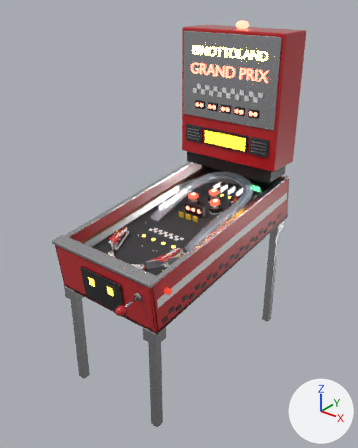
An edit to the glTF model public/lobby3d/models/flipper.glb, drawn before and after from the same camera.
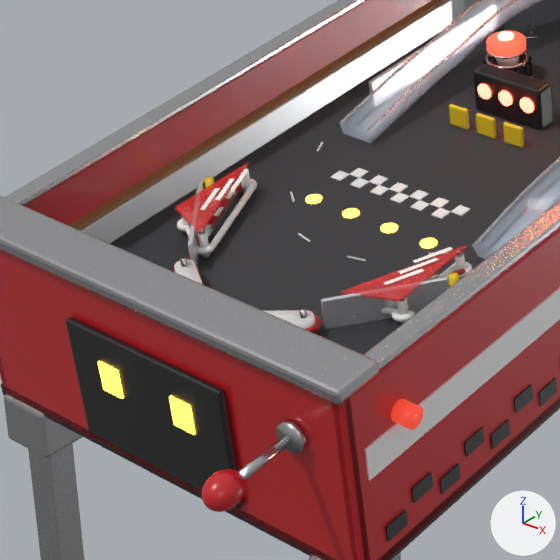
Each version is shown whole from a 50 mm lens placed at (1.86, -2.37, 2.48), pointed at (0.04, -0.09, 1.07), then close up on the part from 18% to 58% of the width and 41% to 73% of the height. Every picture has the same lights, and +X, +Y and +Z are marked at lower right. The first two pictures are the older version. Where no turn or scale is listed for an object, it has been applied to the vertices. Vertices at exactly the same position are counted once.

The scene before the commit, as lines of its bpy script (objects in view):
```python
ob_flipper_mobile = bpy.data.objects.new('flipper_mobile', me_flipper_mobile_002)
ob_flipper_mobile.location = (0.0, 0.0, 0.0)
ob_leva = bpy.data.objects.new('leva', me_leva_002)
ob_leva.location = (0.294, -0.761, 0.969)
ob_pulsante_dx = bpy.data.objects.new('pulsante_dx', me_pulsante_dx_002)
ob_pulsante_dx.location = (0.405, -0.648, 0.993)
```
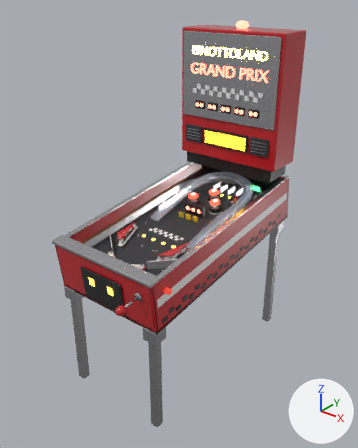
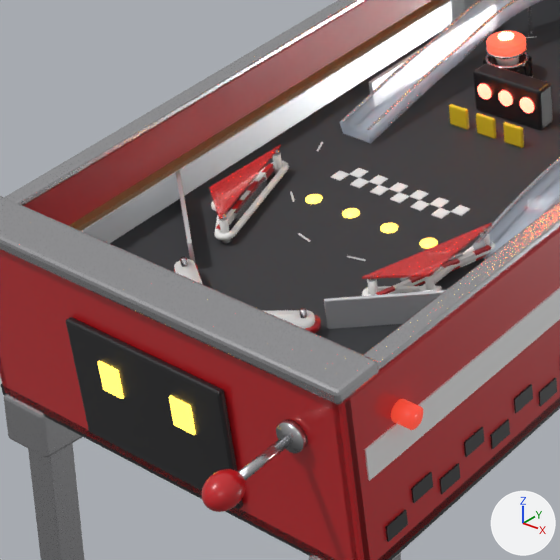
Location of each change, [x1, y1, x2, y2] in pixels of the close-ups (560 x 560 px; the box of a moved part takes in the faces that stretch with it):
part 1 of me_flipper_mobile_002, moved or reshaped
    before: [397, 298, 408, 325]
    after: [273, 153, 282, 175]
part 2 of me_flipper_mobile_002, moved or reshaped (not visible before)
    after: [367, 279, 378, 295]
part 3 of me_flipper_mobile_002, rebuilt
    before: [175, 162, 249, 234]
    after: [209, 144, 281, 220]
part 4 of me_flipper_mobile_002, rebuilt
    before: [340, 245, 467, 302]
    after: [362, 222, 492, 279]
part 5 of me_flipper_mobile_002, deleted
    before: [182, 167, 466, 287]
part 6 of me_flipper_mobile_002, moved or reshaped
    before: [177, 179, 473, 329]
    after: [176, 161, 504, 329]

Diff of the bpy script that builds the scene:
```diff
--- a/public/lobby3d/models/flipper.glb.py
+++ b/public/lobby3d/models/flipper.glb.py
@@ me_flipper_mobile_002 @@
 # used by ob_flipper_mobile; location = (0.0, 0.0, 0.0)
-me_flipper_mobile_002.from_pydata(...)  # 12908 vertices, 22730 faces; spans x -0.4..0.4, y -0.78..0.77, z 0.0..2.27
+me_flipper_mobile_002.from_pydata(...)  # 12873 vertices, 22700 faces; spans x -0.4..0.4, y -0.78..0.77, z 0.0..2.27
+# me_flipper_mobile_002 part 1: the loose piece of 21 vertices spanning x 0.2..0.22, y -0.43..-0.41, z 0.96..1.0 is moved by (-0.46, 0.21, 0.02)
+# me_flipper_mobile_002 part 2: the loose piece of 21 vertices spanning x 0.13..0.14, y -0.46..-0.44, z 0.95..1.0 is moved by (0.0, 0.05, 0.01)
+# me_flipper_mobile_002 part 3: the loose piece of 6 vertices spanning x -0.27..-0.18, y -0.47..-0.27, z 1.0..1.03 is rebuilt with 6 vertices and now spans x -0.26..-0.18, y -0.42..-0.19, z 1.01..1.04
+# me_flipper_mobile_002 part 4: the loose piece of 6 vertices spanning x 0.13..0.22, y -0.47..-0.27, z 1.0..1.03 is rebuilt with 6 vertices and now spans x 0.13..0.21, y -0.42..-0.19, z 1.01..1.04
+# me_flipper_mobile_002 part 5: 24 loose pieces with 280 vertices, spanning x -0.3..0.25, y -0.46..-0.27, z 0.95..1.03, are deleted
+# me_flipper_mobile_002 part 6: 29 vertices moved from x -0.29..0.24, y -0.5..-0.26, z 0.95..1.0 to x -0.35..0.31, y -0.5..-0.26, z 0.95..1.02; 512 vertices removed from x -0.3..0.35, y -0.71..-0.26, z 0.92..1.03; 739 vertices added at x -0.36..0.31, y -0.5..0.05, z 0.95..1.07
+# other edits to the shape of me_flipper_mobile_002 do not show in these pictures
 me_flipper_mobile_002.materials.append(mat_cromo)
```
